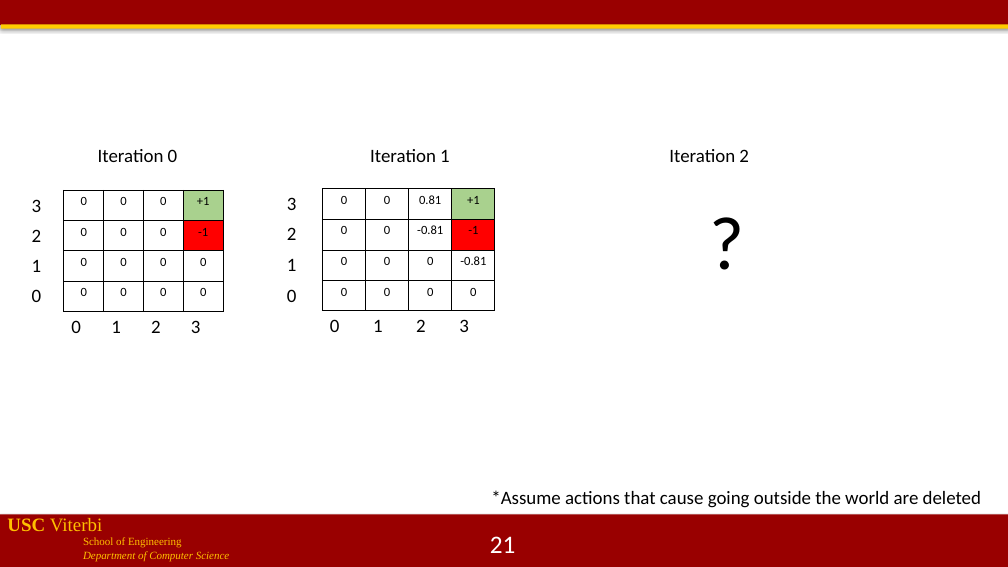
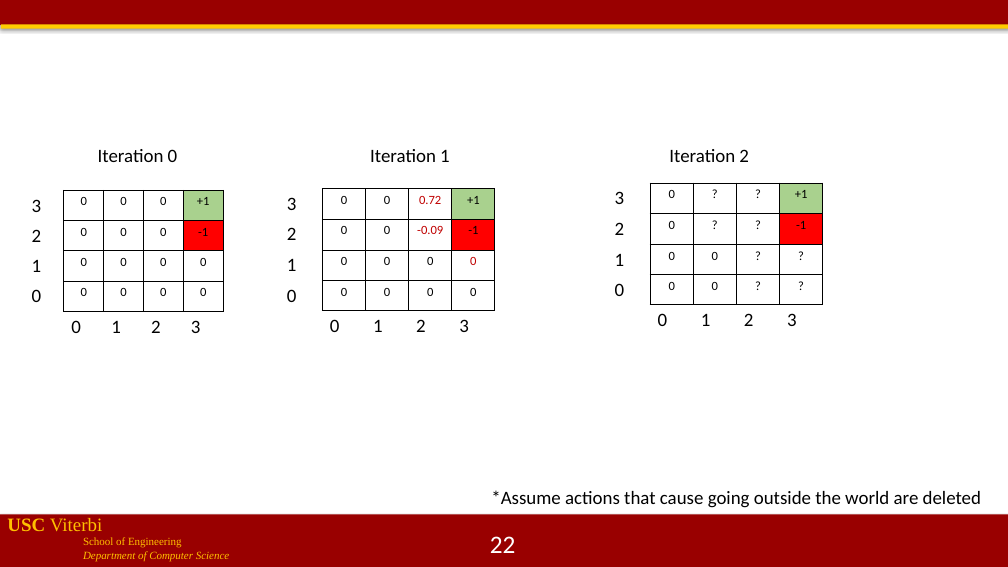
Before and after one commit to jdeshmukh/jdeshmukh.github.io, a slide deck: slide 22 of teaching/cs513slides/lecture12-RLDeepRL.pptx (slide 21 before the commit). Drawn at 1008x567 pixels with LibreOffice and Linux fonts; fonts in the diff are those of the drawing; grey boxes stand for pictures; background and template pictures are left out. Boxes give left, top, right and bottom in pixels: in the first picture for what was removed or moved away, otherwise in the second. Text is boxed around its words. In the diff, an @@ line names an element or a change of style, - is before the commit and + after.

```diff
--- a/teaching/cs513slides/lecture12-RLDeepRL.pptx
+++ b/teaching/cs513slides/lecture12-RLDeepRL.pptx
@@ table at box(279, 189, 495, 341) @@
-row 1, column 4: 0.81
+row 1, column 4: 0.72
-row 2, column 4: -0.81
+row 2, column 4: -0.09
-row 3, column 5: -0.81
+row 3, column 5: 0
@@ table added at box(607, 183, 823, 335), 5 rows, 5 columns @@
+3 | 0 | ? | ? | +1
+2 | 0 | ? | ? | -1
+1 | 0 | 0 | ? | ?
+0 | 0 | 0 | ? | ?
+ | 0 | 1 | 2 | 3
@@ text removed at box(702, 191, 753, 290) @@
-?
@@ page number at box(490, 536, 516, 553): text changed @@
-21
+22
```
Also in this commit, not shown: 11 other slides changed, 2 slides added, 1 other file.
